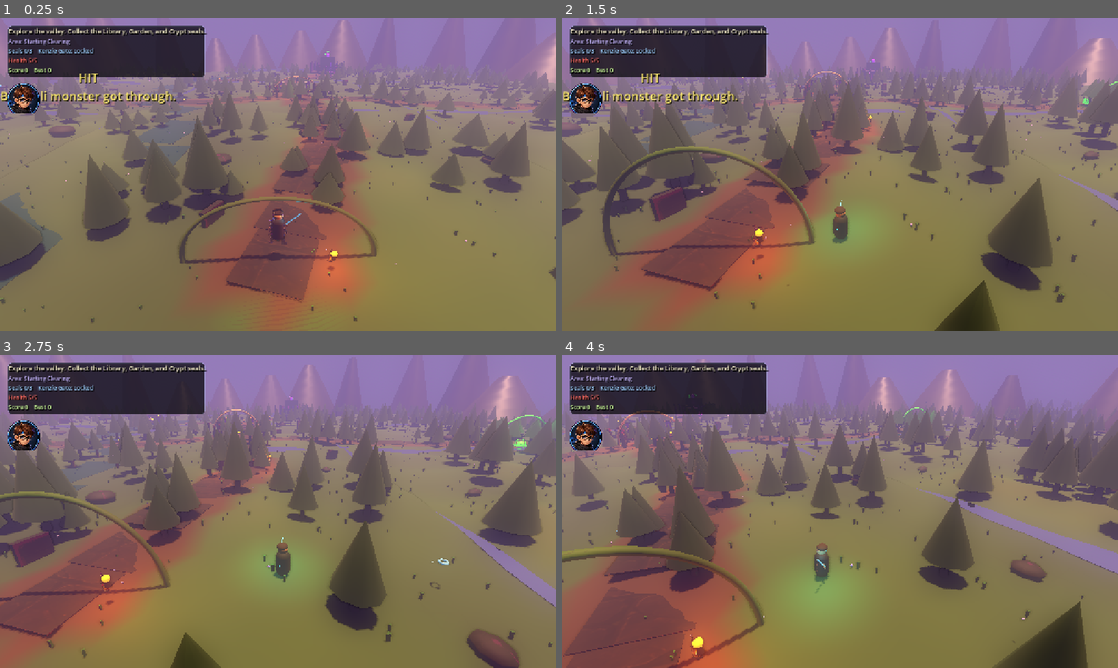
Above: before the commit, frames 1-4 (two rows, left to right).
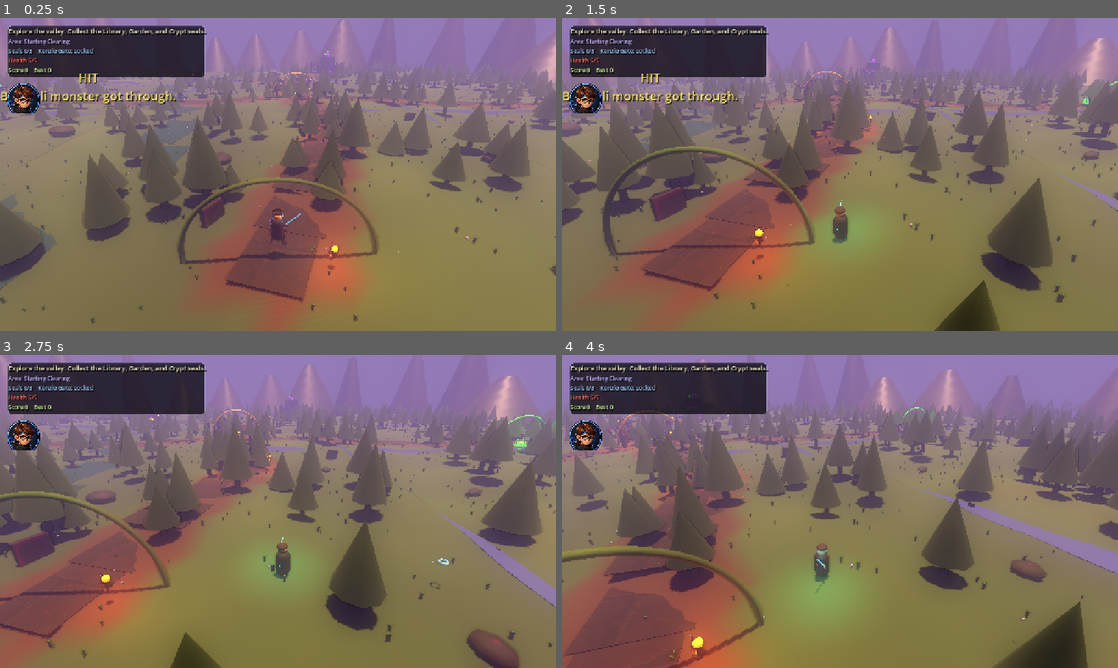
Above: after the commit, the same moments.

Repository: jfeldman9-rgb/RileyDungeonMaster
Game: Godot game, scene res://scenes/open_world_prototype.tscn
The game is run twice, just before and just after one commit, with the same random seed, the same clock (stepped at 60 frames per second) and the same inputs.
Inputs (mouse positions are in pixels of both pictures, inside the frame that each line leads up to):
- Up to frame 1 (0.25 s): no input
- Up to frame 2 (1.5 s): tap Enter (ui_accept) at 0.5, 0.77 s; move the mouse to (962, 158) at 0.52 s; hold D (move_right) 0.53-1.25 s; hold Shift (dash) 0.53-1.25 s; click (962, 158) at 0.67 s; drag from (728, 190) to (812, 237) at 1.27 s
- Up to frame 3 (2.75 s): move the mouse to (333, 442) at 2.02 s; hold D (move_right) from 2.03 s (still down); hold F (throw_star) from 2.03 s (still down)
- Up to frame 4 (4 s): release D (move_right) at 2.75 s; release F (throw_star) at 2.75 s; drag from (812, 574) to (673, 464) at 2.77 s; move the mouse to (1006, 558) at 3.52 s; hold A (move_left) from 3.53 s (still down); hold E from 3.53 s (still down); tap Enter (ui_accept) at 3.77 s

The runs differ from the first frame. In frame 1, 4.7% of the frame differs, in the area x 0-100%, y 14-98%; in frame 2, less than 0.1%; in frame 3, less than 0.1%; in frame 4, less than 0.1%.

Commit message:
Fill the initial vista faster

Diff:
--- a/scenes/open_world_prototype.tscn
+++ b/scenes/open_world_prototype.tscn
@@ -80,6 +80,7 @@
 player_path = NodePath("../RileyPlayer")
 load_radius = 2
 unload_radius = 3
+max_chunk_loads_per_refresh = 9
 lod_manager_path = NodePath("../LODManager")
 
 [node name="ObjectPool" type="Node" parent="."]
